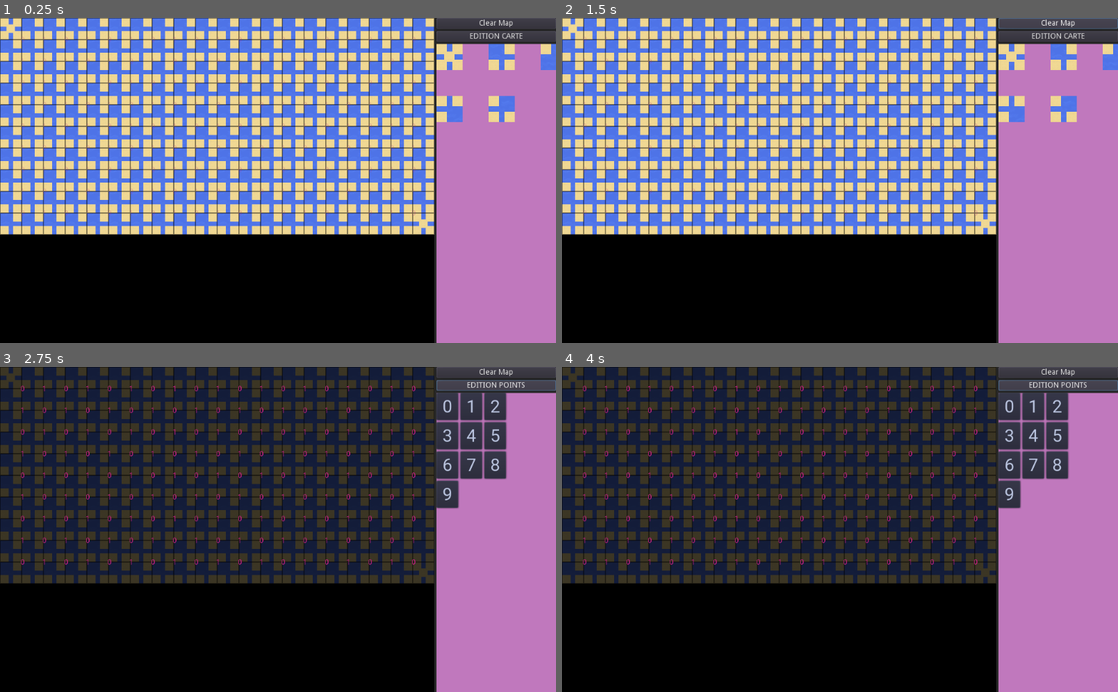
Above: before the commit, frames 1-4 (two rows, left to right).
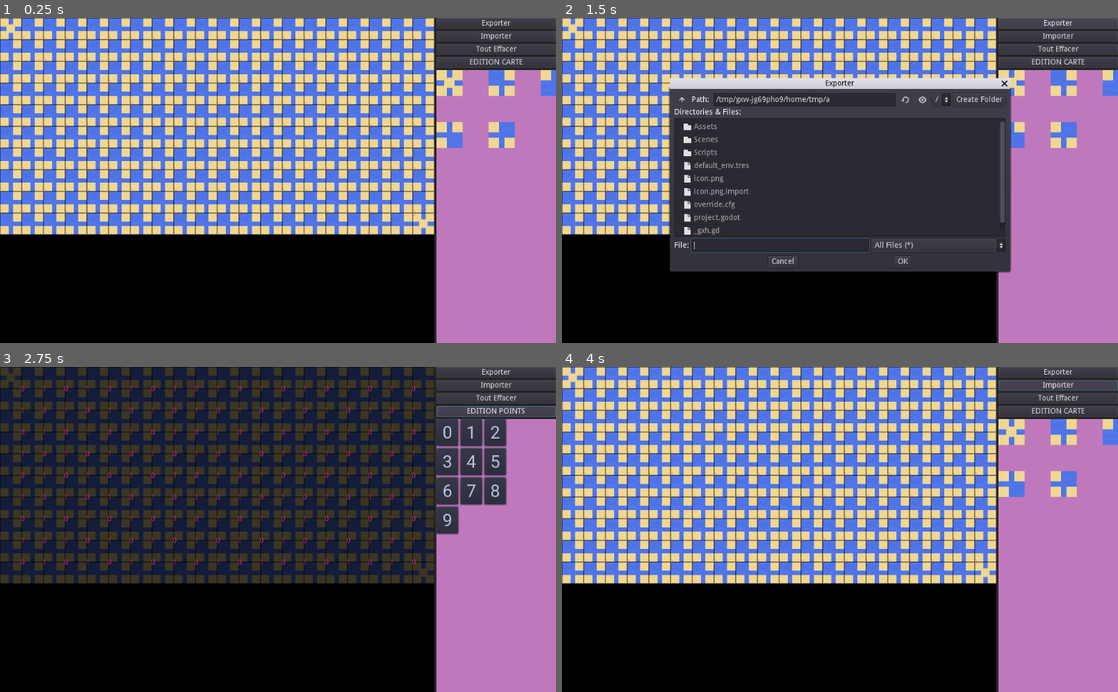
Above: after the commit, the same moments.

Repository: prologin/prologin2024
Game: Godot game, scene res://Scenes/MapEditor/MapEditor.tscn
The game is run twice, just before and just after one commit, with the same random seed, the same clock (stepped at 60 frames per second) and the same inputs.
Inputs (mouse positions are in pixels of both pictures, inside the frame that each line leads up to):
- Up to frame 1 (0.25 s): no input
- Up to frame 2 (1.5 s): click "Clear Map" (after the commit: "Tout Effacer") at 0.5 s; click (1056, 24) at 1.25 s, where only the run after the commit has a clickable "Exporter"
- Up to frame 3 (2.75 s): click "EDITION CARTE" at 2 s
- Up to frame 4 (4 s): click "EDITION POINTS" at 2.75 s; click (1056, 386) at 3.5 s, where only the run after the commit has a clickable "Importer"

The runs differ from the first frame. In frame 1, 4.4% of the frame differs, in the area x 78-100%, y 0-40%; in frame 2, 41%; in frame 3, 3.2%; in frame 4, 57%, in the area x 0-100%, y 0-67%.

Commit message:
wip

Diff:
--- a/gui/godot/Scenes/MapEditor/MapEditor.tscn
+++ b/gui/godot/Scenes/MapEditor/MapEditor.tscn
@@ -43,23 +43,35 @@
 margin_right = 220.0
 margin_bottom = 600.0
 
-[node name="ClearMap" type="Button" parent="HBoxContainer/Selector/VBoxContainer"]
+[node name="Export" type="Button" parent="HBoxContainer/Selector/VBoxContainer"]
 margin_right = 220.0
 margin_bottom = 20.0
-grow_horizontal = 2
-grow_vertical = 2
-text = "Clear Map"
+text = "Exporter"
 
-[node name="EditorModeToggle" type="Button" parent="HBoxContainer/Selector/VBoxContainer"]
+[node name="Import" type="Button" parent="HBoxContainer/Selector/VBoxContainer"]
 margin_top = 24.0
 margin_right = 220.0
 margin_bottom = 44.0
+text = "Importer"
+
+[node name="ClearMap" type="Button" parent="HBoxContainer/Selector/VBoxContainer"]
+margin_top = 48.0
+margin_right = 220.0
+margin_bottom = 68.0
+grow_horizontal = 2
+grow_vertical = 2
+text = "Tout Effacer"
+
+[node name="EditorModeToggle" type="Button" parent="HBoxContainer/Selector/VBoxContainer"]
+margin_top = 72.0
+margin_right = 220.0
+margin_bottom = 92.0
 text = "Editor Mode"
 
 [node name="ViewportContainer" type="ViewportContainer" parent="HBoxContainer/Selector/VBoxContainer"]
-margin_top = 48.0
+margin_top = 96.0
 margin_right = 220.0
-margin_bottom = 648.0
+margin_bottom = 696.0
 
 [node name="Viewport" type="Viewport" parent="HBoxContainer/Selector/VBoxContainer/ViewportContainer"]
 size = Vector2( 220, 600 )
@@ -94,10 +106,30 @@
 custom_fonts/font = ExtResource( 5 )
 text = "0"
 
+[node name="Popups" type="Node" parent="."]
+
+[node name="ExportDialog" type="FileDialog" parent="Popups"]
+margin_right = 626.0
+margin_bottom = 337.0
+window_title = "Exporter"
+resizable = true
+access = 2
+
+[node name="ImportDialog" type="FileDialog" parent="Popups"]
+margin_right = 622.0
+margin_bottom = 338.0
+window_title = "Open a File"
+mode = 0
+access = 2
+
 [connection signal="bg_drag" from="HBoxContainer/ViewportContainer/Viewport/Viewer" to="." method="_on_Viewer_bg_drag"]
 [connection signal="bg_left_click" from="HBoxContainer/ViewportContainer/Viewport/Viewer" to="." method="_on_Viewer_bg_left_click"]
+[connection signal="pressed" from="HBoxContainer/Selector/VBoxContainer/Export" to="." method="_on_Export_pressed"]
+[connection signal="pressed" from="HBoxContainer/Selector/VBoxContainer/Import" to="." method="_on_Import_pressed"]
 [connection signal="pressed" from="HBoxContainer/Selector/VBoxContainer/ClearMap" to="." method="_on_ClearMap_pressed"]
 [connection signal="pressed" from="HBoxContainer/Selector/VBoxContainer/EditorModeToggle" to="." method="_on_SampleMap_pressed"]
 [connection signal="pressed" from="HBoxContainer/Selector/VBoxContainer/EditorModeToggle" to="." method="_on_EditorModeToggle_pressed"]
 [connection signal="on_selection" from="HBoxContainer/Selector/VBoxContainer/ViewportContainer/Viewport/BGSelector" to="." method="_on_BGSelector_on_selection"]
 [connection signal="on_selection" from="HBoxContainer/Selector/VBoxContainer/ViewportContainer/Viewport/BGSelector" to="HBoxContainer/Selector" method="_on_BGSelector_on_selection"]
+[connection signal="file_selected" from="Popups/ExportDialog" to="." method="_on_ExportDialog_file_selected"]
+[connection signal="file_selected" from="Popups/ImportDialog" to="." method="_on_ImportDialog_file_selected"]
--- /dev/null
+++ b/gui/godot/Scripts/Game/Inputs.gd
@@ -0,0 +1,10 @@
+extends Node
+
+enum State {
+	# Tilemap / editor
+	MAP,
+	# Popup
+	UI,
+}
+
+var state = State.MAP
--- a/gui/godot/Scripts/Scenes/MapEditor/InteractiveTileMap.gd
+++ b/gui/godot/Scripts/Scenes/MapEditor/InteractiveTileMap.gd
@@ -24,6 +24,9 @@
 
 
 func _input(event):
+	if Inputs.state != Inputs.State.MAP:
+		return
+
 	if event is InputEventMouseMotion and self.get_viewport_rect().has_point(event.position) and mouse_pressed:
 		var pos = get_tile_pos(event.position)
 		emit_signal("drag", pos)
--- a/gui/godot/Scripts/Scenes/MapEditor/MapEditor.gd
+++ b/gui/godot/Scripts/Scenes/MapEditor/MapEditor.gd
@@ -5,6 +5,9 @@
 onready var tiles_selector = $HBoxContainer/Selector/VBoxContainer/ViewportContainer/Viewport/BGSelector
 onready var points_selector = $HBoxContainer/Selector/VBoxContainer/ViewportContainer/Viewport/PointsSelector
 onready var points_selector_sample : Button = $HBoxContainer/Selector/VBoxContainer/ViewportContainer/Viewport/PointsSelectorSample
+onready var export_dialog : FileDialog = $Popups/ExportDialog
+onready var import_dialog : FileDialog = $Popups/ImportDialog
+onready var container_interactive = $HBoxContainer
 
 var bg_selection = null
 var points_selection = null
@@ -47,6 +50,9 @@
 
 # --- Keyboard ---
 func _input(event):
+	if Inputs.state != Inputs.State.MAP:
+		return
+
 	var matching = {
 		KEY_0: 0,
 		KEY_1: 1,
@@ -120,3 +126,25 @@
 func _on_BGSelector_on_selection(tile):
 	bg_selection = viewer.tile2case[tile]
 	print('bg_selection: ', bg_selection)
+
+
+func _on_export(file):
+	Inputs.state = Inputs.State.MAP
+	print('Saved to ', file)
+
+
+func _on_Export_pressed():
+	Inputs.state = Inputs.State.UI
+	export_dialog.popup_centered()
+
+
+func _on_Import_pressed():
+	pass # Replace with function body.
+
+
+func _on_ExportDialog_file_selected(path):
+	pass # Replace with function body.
+
+
+func _on_ImportDialog_file_selected(path):
+	pass # Replace with function body.
--- a/gui/godot/project.godot
+++ b/gui/godot/project.godot
@@ -42,6 +42,10 @@
 run/main_scene="res://Scenes/MapEditor/MapEditor.tscn"
 config/icon="res://icon.png"
 
+[autoload]
+
+Inputs="*res://Scripts/Game/Inputs.gd"
+
 [display]
 
 window/ios/hide_home_indicator=false
